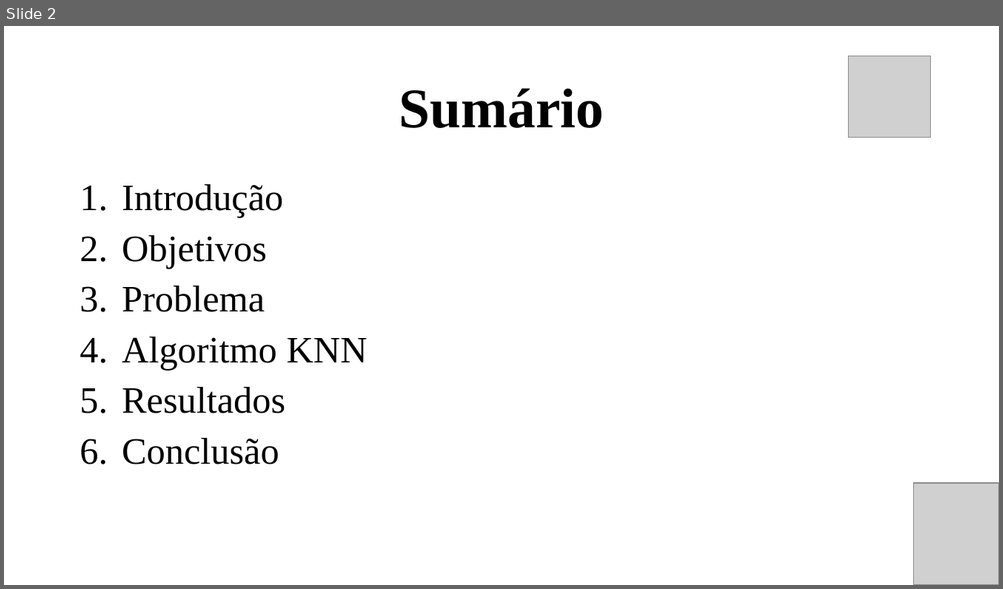
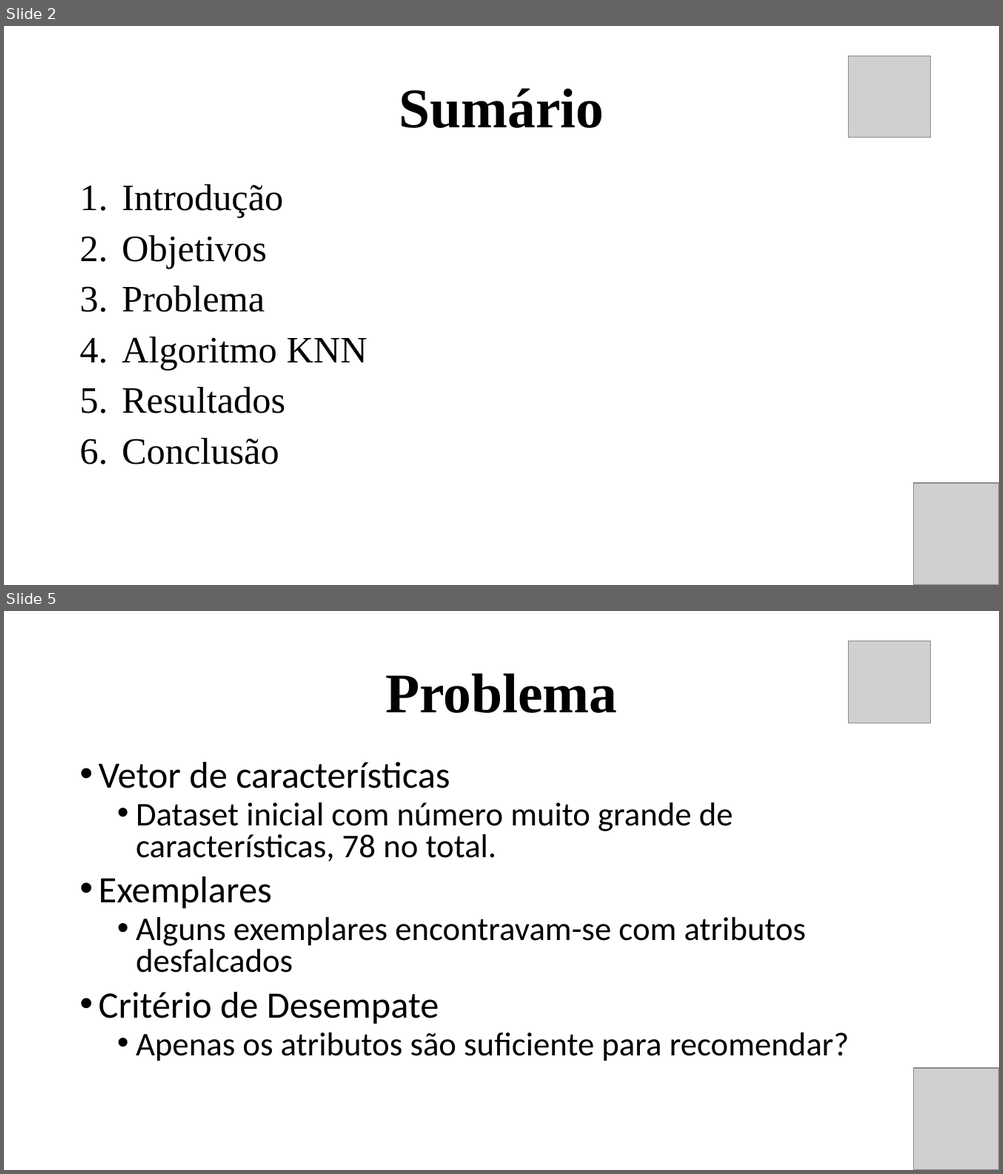
Before and after one commit to RannieryDias/IA_PROJETO, a slide deck: IA_PROJETO/artefatos/Projeto Apresentação.pptx. Shown one above the other, each under a label of ours: slide 2 before the commit, slides 2 and 5 after it; the slides between them are not shown. The pictures are 1003x589 and 1003x1174 pixels, drawn with LibreOffice and Linux fonts; fonts in the diff are those of the drawing; grey boxes stand for pictures. Boxes give left, top, right and bottom in pixels: in the first picture for what was removed or moved away, otherwise in the second. Text is boxed around its words. In the diff, an @@ line names an element or a change of style, - is before the commit and + after.

```diff
--- a/IA_PROJETO/artefatos/Projeto Apresentação.pptx
+++ b/IA_PROJETO/artefatos/Projeto Apresentação.pptx
@@ slide 5 added at [4, 611, 999, 1170], background #FFFFFF @@
@@ picture added at [848, 641, 930, 723] @@
@@ title added at [385, 673, 617, 713], 54 pt, text #000000, bold @@
+Problema
@@ text added at [99, 762, 849, 1062], 32 pt, text #000000 @@
+• Vetor de características
+  • Dataset inicial com número muito grande de características, 78 no total.
+• Exemplares
+  • Alguns exemplares encontravam-se com atributos desfalcados
+• Critério de Desempate
+  • Apenas os atributos são suficiente para recomendar?
@@ picture added at [913, 1068, 999, 1170] @@
```
Also in this commit, not shown: 6 slides changed, 6 other slides added, 4 slides removed.
